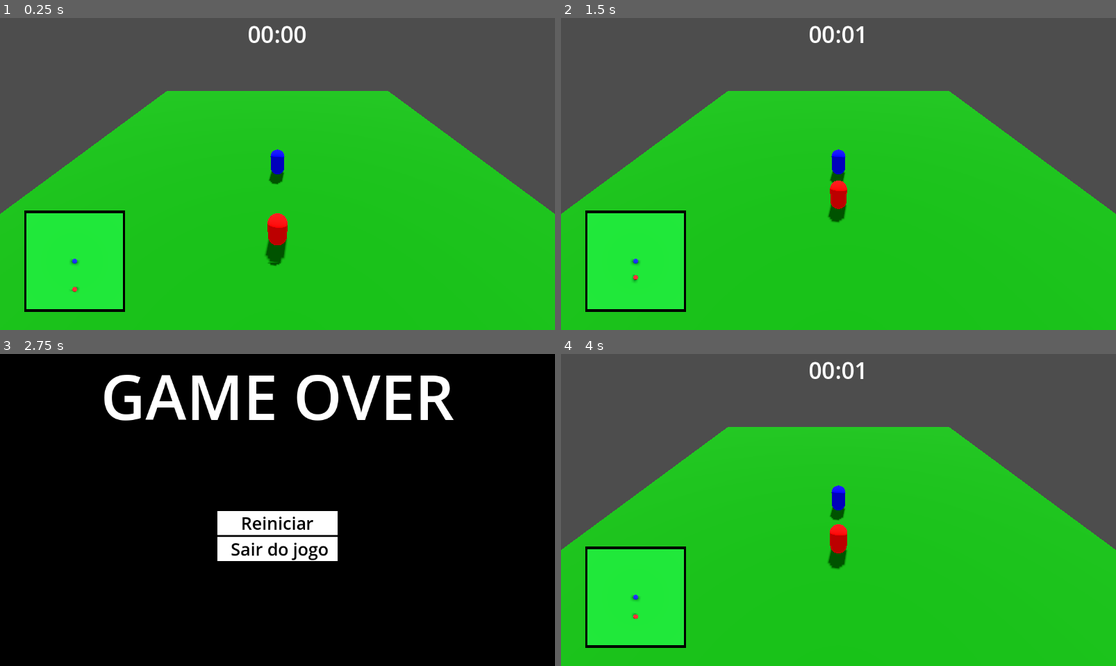
Above: before the commit, frames 1-4 (two rows, left to right).
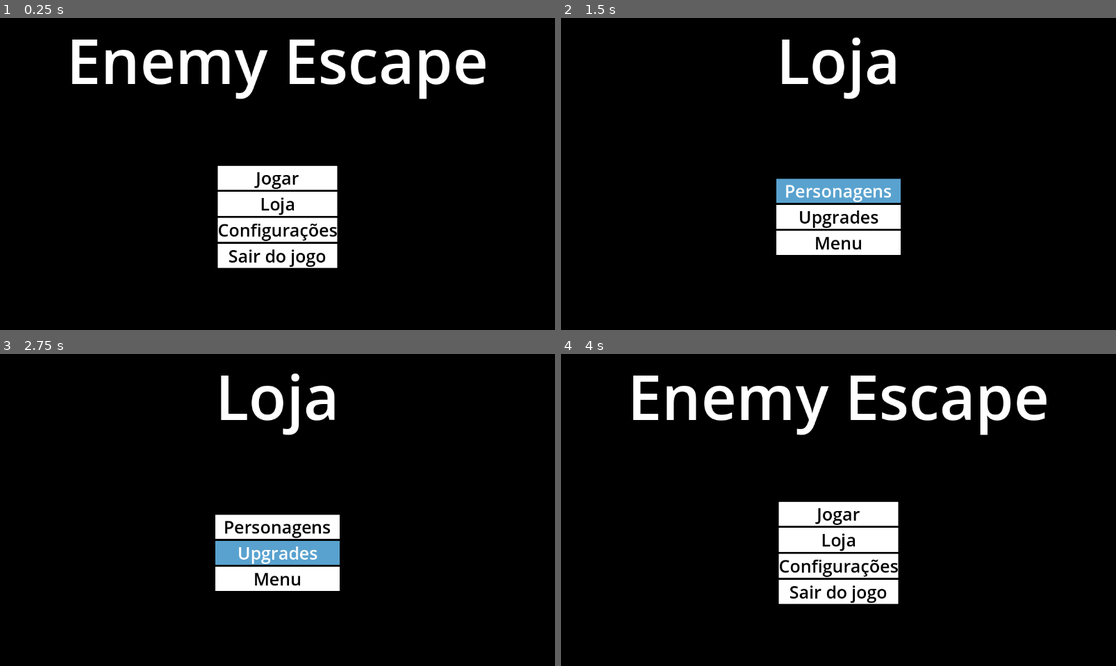
Above: after the commit, the same moments.

Repository: mugrilo18/Enemy-Escape
Game: Godot game, scene res://Scenes/main_menu.tscn
The game is run twice, just before and just after one commit, with the same random seed, the same clock (stepped at 60 frames per second) and the same inputs. Before the commit the project starts from res://Scenes/main.tscn.
Inputs (mouse positions are in pixels of both pictures, inside the frame that each line leads up to):
- Up to frame 1 (0.25 s): no input
- Up to frame 2 (1.5 s): click (838, 205) at 0.5 s, where only the run after the commit has a clickable "Loja"; click (838, 189) at 1.25 s, where only the run after the commit has a clickable "Personagens"
- Up to frame 3 (2.75 s): click (277, 553) at 2 s, where only the run after the commit has a clickable "Upgrades"
- Up to frame 4 (4 s): click (838, 522) at 2.75 s, where only the run before the commit has a clickable "Reiniciar"; click (838, 578) at 3.5 s, where only the run after the commit has a clickable "Menu"

The runs differ from the first frame. In frame 1, 99% of the frame differs, in the area x 0-100%, y 0-100%; in frame 2, 99%; in frame 3, 8.8%; in frame 4, 99%.

Commit message:
Adição das telas de menu principal, loja e configurções. Adição de alguns botões em telas já criadas(pause, game over). Alteração do arquivo global(não utilizado em nenhum lugar).

Diff:
--- a/Scenes/enemy.tscn
+++ b/Scenes/enemy.tscn
@@ -9,7 +9,7 @@
 
 [sub_resource type="CapsuleShape3D" id="CapsuleShape3D_8sdj7"]
 
-[node name="Enemy" type="CharacterBody3D" groups=["Inimigo"]]
+[node name="Enemy" type="CharacterBody3D" groups=["enemy"]]
 script = ExtResource("1_3o6yb")
 
 [node name="MeshInstance3D" type="MeshInstance3D" parent="."]
--- a/Scenes/game_over.tscn
+++ b/Scenes/game_over.tscn
@@ -21,7 +21,7 @@
 grow_vertical = 2
 color = Color(0, 0, 0, 1)
 
-[node name="VBoxContainer" type="VBoxContainer" parent="background"]
+[node name="container_holder" type="VBoxContainer" parent="background"]
 layout_mode = 1
 anchors_preset = 13
 anchor_left = 0.5
@@ -32,27 +32,36 @@
 grow_horizontal = 2
 grow_vertical = 2
 
-[node name="tittle_ui" type="Label" parent="background/VBoxContainer"]
+[node name="tittle_ui" type="Label" parent="background/container_holder"]
 layout_mode = 2
 size_flags_vertical = 2
 theme_override_font_sizes/font_size = 128
 text = "GAME OVER"
 horizontal_alignment = 1
 
-[node name="VBoxContainer" type="VBoxContainer" parent="background/VBoxContainer"]
+[node name="button_holder" type="VBoxContainer" parent="background/container_holder"]
 layout_mode = 2
 size_flags_horizontal = 4
 size_flags_vertical = 2
 
-[node name="resume" type="Button" parent="background/VBoxContainer/VBoxContainer"]
+[node name="resume" type="Button" parent="background/container_holder/button_holder"]
 layout_mode = 2
+mouse_default_cursor_shape = 2
 theme = ExtResource("1_cue6x")
 text = "Reiniciar"
 
-[node name="quit" type="Button" parent="background/VBoxContainer/VBoxContainer"]
+[node name="main_menu" type="Button" parent="background/container_holder/button_holder"]
 layout_mode = 2
+mouse_default_cursor_shape = 2
+theme = ExtResource("1_cue6x")
+text = "Menu"
+
+[node name="quit" type="Button" parent="background/container_holder/button_holder"]
+layout_mode = 2
+mouse_default_cursor_shape = 2
 theme = ExtResource("1_cue6x")
 text = "   Sair do jogo  "
 
-[connection signal="pressed" from="background/VBoxContainer/VBoxContainer/resume" to="." method="_on_resume_pressed"]
-[connection signal="pressed" from="background/VBoxContainer/VBoxContainer/quit" to="." method="_on_quit_pressed"]
+[connection signal="pressed" from="background/container_holder/button_holder/resume" to="." method="_on_resume_pressed"]
+[connection signal="pressed" from="background/container_holder/button_holder/main_menu" to="." method="_on_main_menu_pressed"]
+[connection signal="pressed" from="background/container_holder/button_holder/quit" to="." method="_on_quit_pressed"]
--- a/Scenes/item.tscn
+++ /dev/null
@@ -1,15 +0,0 @@
-[gd_scene format=3 uid="uid://bkkqvta5hw312"]
-
-[node name="Itens" type="Control"]
-layout_mode = 3
-anchors_preset = 15
-anchor_right = 1.0
-anchor_bottom = 1.0
-grow_horizontal = 2
-grow_vertical = 2
-
-[node name="ColorRect" type="ColorRect" parent="."]
-layout_mode = 0
-offset_right = 90.0
-offset_bottom = 90.0
-color = Color(0, 0, 0, 1)
--- a/Scenes/main.tscn
+++ b/Scenes/main.tscn
@@ -41,6 +41,8 @@
 ambient_light_energy = 0.5
 reflected_light_source = 1
 
+[sub_resource type="BoxShape3D" id="BoxShape3D_10koc"]
+
 [node name="Main" type="Node3D"]
 script = ExtResource("1_7dh1f")
 
@@ -76,7 +78,7 @@
 [node name="CollisionShape3D" type="CollisionShape3D" parent="NavigationRegion3D/MeshInstance3D/StaticBody3D"]
 shape = SubResource("BoxShape3D_y7syy")
 
-[node name="Player" parent="." instance=ExtResource("1_b0qvk")]
+[node name="Player" parent="." groups=["player"] instance=ExtResource("1_b0qvk")]
 transform = Transform3D(1, 0, 0, 0, 1, 0, 0, 0, 1, 0, 1.50258, 0)
 
 [node name="Camera3D" type="Camera3D" parent="Player"]
@@ -86,3 +88,12 @@
 [node name="Enemy" parent="." node_paths=PackedStringArray("player") instance=ExtResource("2_mjd0i")]
 transform = Transform3D(1, 0, 0, 0, 1, 0, 0, 0, 1, 0, 1.50258, 6.22263)
 player = NodePath("../Player")
+
+[node name="limit_fall" type="Area3D" parent="."]
+transform = Transform3D(1, 0, 0, 0, 1, 0, 0, 0, 1, 0, 1.81142, 0)
+
+[node name="CollisionShape3D" type="CollisionShape3D" parent="limit_fall"]
+transform = Transform3D(953.906, 0, 0, 0, 1, 0, 0, 0, 772.057, 0, -2.07795, 0)
+shape = SubResource("BoxShape3D_10koc")
+
+[connection signal="body_entered" from="limit_fall" to="." method="_on_limit_fall_body_entered"]
--- /dev/null
+++ b/Scenes/main_menu.tscn
@@ -0,0 +1,77 @@
+[gd_scene load_steps=3 format=3 uid="uid://tx8sxpwbdo6v"]
+
+[ext_resource type="Theme" uid="uid://h0p28uku3deb" path="res://Themes/button.tres" id="1_gc4is"]
+[ext_resource type="Script" path="res://Scripts/main_menu.gd" id="1_u4f5a"]
+
+[node name="MainMenu" type="Control"]
+layout_mode = 3
+anchors_preset = 15
+anchor_right = 1.0
+anchor_bottom = 1.0
+grow_horizontal = 2
+grow_vertical = 2
+script = ExtResource("1_u4f5a")
+
+[node name="background" type="ColorRect" parent="."]
+layout_mode = 1
+anchors_preset = 15
+anchor_right = 1.0
+anchor_bottom = 1.0
+grow_horizontal = 2
+grow_vertical = 2
+color = Color(0, 0, 0, 1)
+
+[node name="container_holder" type="VBoxContainer" parent="background"]
+layout_mode = 1
+anchors_preset = 13
+anchor_left = 0.5
+anchor_right = 0.5
+anchor_bottom = 1.0
+offset_left = -437.0
+offset_right = 437.0
+grow_horizontal = 2
+grow_vertical = 2
+
+[node name="Label" type="Label" parent="background/container_holder"]
+layout_mode = 2
+theme_override_font_sizes/font_size = 128
+text = "Enemy Escape"
+horizontal_alignment = 1
+
+[node name="button_holder" type="VBoxContainer" parent="background/container_holder"]
+layout_mode = 2
+size_flags_horizontal = 4
+size_flags_vertical = 6
+
+[node name="play" type="Button" parent="background/container_holder/button_holder"]
+layout_mode = 2
+size_flags_vertical = 3
+mouse_default_cursor_shape = 2
+theme = ExtResource("1_gc4is")
+text = "Jogar"
+
+[node name="store" type="Button" parent="background/container_holder/button_holder"]
+layout_mode = 2
+size_flags_vertical = 3
+mouse_default_cursor_shape = 2
+theme = ExtResource("1_gc4is")
+text = "Loja"
+
+[node name="options" type="Button" parent="background/container_holder/button_holder"]
+layout_mode = 2
+size_flags_vertical = 3
+mouse_default_cursor_shape = 2
+theme = ExtResource("1_gc4is")
+text = "Configurações"
+
+[node name="exit" type="Button" parent="background/container_holder/button_holder"]
+layout_mode = 2
+size_flags_vertical = 3
+mouse_default_cursor_shape = 2
+theme = ExtResource("1_gc4is")
+text = "Sair do jogo"
+
+[connection signal="pressed" from="background/container_holder/button_holder/play" to="." method="_on_play_pressed"]
+[connection signal="pressed" from="background/container_holder/button_holder/store" to="." method="_on_store_pressed"]
+[connection signal="pressed" from="background/container_holder/button_holder/options" to="." method="_on_options_pressed"]
+[connection signal="pressed" from="background/container_holder/button_holder/exit" to="." method="_on_exit_pressed"]
--- /dev/null
+++ b/Scenes/options.tscn
@@ -0,0 +1,49 @@
+[gd_scene load_steps=3 format=3 uid="uid://nmx8tws6mnpr"]
+
+[ext_resource type="Theme" uid="uid://h0p28uku3deb" path="res://Themes/button.tres" id="1_vbbup"]
+[ext_resource type="Script" path="res://Scripts/options.gd" id="1_y4tdp"]
+
+[node name="Options" type="Control"]
+layout_mode = 3
+anchors_preset = 15
+anchor_right = 1.0
+anchor_bottom = 1.0
+grow_horizontal = 2
+grow_vertical = 2
+script = ExtResource("1_y4tdp")
+
+[node name="background" type="ColorRect" parent="."]
+layout_mode = 1
+anchors_preset = 15
+anchor_right = 1.0
+anchor_bottom = 1.0
+grow_horizontal = 2
+grow_vertical = 2
+color = Color(0, 0, 0, 1)
+
+[node name="container_holder" type="VBoxContainer" parent="background"]
+layout_mode = 1
+anchors_preset = 13
+anchor_left = 0.5
+anchor_right = 0.5
+anchor_bottom = 1.0
+grow_horizontal = 2
+grow_vertical = 2
+
+[node name="tittle_ui" type="Label" parent="background/container_holder"]
+layout_mode = 2
+theme_override_font_sizes/font_size = 128
+text = "Configurações"
+
+[node name="button_holder" type="VBoxContainer" parent="background/container_holder"]
+layout_mode = 2
+size_flags_vertical = 6
+
+[node name="back" type="Button" parent="background/container_holder/button_holder"]
+layout_mode = 2
+size_flags_horizontal = 4
+mouse_default_cursor_shape = 2
+theme = ExtResource("1_vbbup")
+text = "Menu"
+
+[connection signal="pressed" from="background/container_holder/button_holder/back" to="." method="_on_back_pressed"]
--- a/Scenes/pause_menu.tscn
+++ b/Scenes/pause_menu.tscn
@@ -48,6 +48,20 @@
 shortcut = SubResource("Shortcut_vsj8o")
 text = "Continuar"
 
+[node name="restart" type="Button" parent="button_holder"]
+layout_mode = 2
+size_flags_vertical = 3
+mouse_default_cursor_shape = 2
+theme = ExtResource("1_h8xq5")
+shortcut = SubResource("Shortcut_vsj8o")
+text = "Reiniciar"
+
+[node name="main_menu" type="Button" parent="button_holder"]
+layout_mode = 2
+mouse_default_cursor_shape = 2
+theme = ExtResource("1_h8xq5")
+text = "Menu"
+
 [node name="quit" type="Button" parent="button_holder"]
 layout_mode = 2
 size_flags_vertical = 3
@@ -56,4 +70,6 @@
 text = "Sair do jogo"
 
 [connection signal="pressed" from="button_holder/resume" to="." method="_on_resume_pressed"]
+[connection signal="pressed" from="button_holder/restart" to="." method="_on_restart_pressed"]
+[connection signal="pressed" from="button_holder/main_menu" to="." method="_on_main_menu_pressed"]
 [connection signal="pressed" from="button_holder/quit" to="." method="_on_quit_pressed"]
--- a/Scenes/player.tscn
+++ b/Scenes/player.tscn
@@ -1,6 +1,6 @@
 [gd_scene load_steps=5 format=3 uid="uid://flmdbkvo4lrg"]
 
-[ext_resource type="Script" path="res://Scripts/Player.gd" id="1_v67rr"]
+[ext_resource type="Script" path="res://Scripts/player.gd" id="1_v67rr"]
 
 [sub_resource type="CapsuleShape3D" id="CapsuleShape3D_66txf"]
 
--- /dev/null
+++ b/Scenes/store.tscn
@@ -0,0 +1,65 @@
+[gd_scene load_steps=3 format=3 uid="uid://dalekcm36228r"]
+
+[ext_resource type="Script" path="res://Scripts/store.gd" id="1_4ax5i"]
+[ext_resource type="Theme" uid="uid://h0p28uku3deb" path="res://Themes/button.tres" id="1_q2uso"]
+
+[node name="Store" type="Control"]
+layout_mode = 3
+anchors_preset = 15
+anchor_right = 1.0
+anchor_bottom = 1.0
+grow_horizontal = 2
+grow_vertical = 2
+script = ExtResource("1_4ax5i")
+
+[node name="background" type="ColorRect" parent="."]
+layout_mode = 1
+anchors_preset = 15
+anchor_right = 1.0
+anchor_bottom = 1.0
+grow_horizontal = 2
+grow_vertical = 2
+color = Color(0, 0, 0, 1)
+
+[node name="container_holder" type="VBoxContainer" parent="background"]
+layout_mode = 1
+anchors_preset = 13
+anchor_left = 0.5
+anchor_right = 0.5
+anchor_bottom = 1.0
+offset_left = -128.5
+offset_right = 128.5
+grow_horizontal = 2
+grow_vertical = 2
+
+[node name="tittle_ui" type="Label" parent="background/container_holder"]
+layout_mode = 2
+theme_override_font_sizes/font_size = 128
+text = "Loja"
+horizontal_alignment = 1
+
+[node name="VBoxContainer" type="VBoxContainer" parent="background/container_holder"]
+layout_mode = 2
+size_flags_vertical = 6
+
+[node name="characters" type="Button" parent="background/container_holder/VBoxContainer"]
+layout_mode = 2
+mouse_default_cursor_shape = 2
+theme = ExtResource("1_q2uso")
+text = "Personagens"
+
+[node name="upgrades" type="Button" parent="background/container_holder/VBoxContainer"]
+layout_mode = 2
+mouse_default_cursor_shape = 2
+theme = ExtResource("1_q2uso")
+text = "Upgrades"
+
+[node name="back" type="Button" parent="background/container_holder/VBoxContainer"]
+layout_mode = 2
+mouse_default_cursor_shape = 2
+theme = ExtResource("1_q2uso")
+text = "Menu"
+
+[connection signal="pressed" from="background/container_holder/VBoxContainer/characters" to="." method="_on_characters_pressed"]
+[connection signal="pressed" from="background/container_holder/VBoxContainer/upgrades" to="." method="_on_upgrades_pressed"]
+[connection signal="pressed" from="background/container_holder/VBoxContainer/back" to="." method="_on_back_pressed"]
--- a/Scripts/Player.gd
+++ b/Scripts/Player.gd
@@ -1,12 +1,10 @@
 extends CharacterBody3D
 
-var speed = StatusGlobal.player_speed;
+var speed = 5
 
-# Get the gravity from the project settings to be synced with RigidBody nodes.
 var gravity = ProjectSettings.get_setting("physics/3d/default_gravity")
 
 func _physics_process(delta):
-	# Add the gravity.
 	if not is_on_floor():
 		velocity.y -= gravity * delta
 
--- a/Scripts/enemy.gd
+++ b/Scripts/enemy.gd
@@ -3,7 +3,7 @@
 @onready var nav_agent = $NavigationAgent3D
 @export var player: CharacterBody3D
 
-var speed = StatusGlobal.enemy_speed
+var speed = 2.0
 
 func _physics_process(delta):
 	var current_location = global_transform.origin
--- a/Scripts/game_over.gd
+++ b/Scripts/game_over.gd
@@ -4,9 +4,9 @@
 
 func _on_resume_pressed():
 	get_tree().change_scene_to_file("res://Scenes/main.tscn")
-	pass # Replace with function body.
 
+func _on_main_menu_pressed():
+	get_tree().change_scene_to_file("res://Scenes/main_menu.tscn")
 
 func _on_quit_pressed():
 	get_tree().quit()
-	pass # Replace with function body.
--- a/Scripts/main.gd
+++ b/Scripts/main.gd
@@ -9,3 +9,7 @@
 	else:
 		get_tree().change_scene_to_file("res://Scenes/game_over.tscn")
 		Input.mouse_mode = Input.MOUSE_MODE_VISIBLE
+
+func _on_limit_fall_body_entered(body):
+	if body.is_in_group("player"):
+		player.queue_free()
--- /dev/null
+++ b/Scripts/main_menu.gd
@@ -0,0 +1,15 @@
+extends Control
+
+
+func _on_play_pressed():
+	get_tree().change_scene_to_file("res://Scenes/main.tscn")
+
+func _on_store_pressed():
+	get_tree().change_scene_to_file("res://Scenes/store.tscn")
+
+func _on_options_pressed():
+	get_tree().change_scene_to_file("res://Scenes/options.tscn")
+
+
+func _on_exit_pressed():
+	get_tree().quit()
--- /dev/null
+++ b/Scripts/options.gd
@@ -0,0 +1,5 @@
+extends Control
+
+
+func _on_back_pressed():
+	get_tree().change_scene_to_file("res://Scenes/main_menu.tscn")
--- a/Scripts/pause_menu.gd
+++ b/Scripts/pause_menu.gd
@@ -1,8 +1,6 @@
 extends CanvasLayer
 
 @export var player : CharacterBody3D
-
-@onready var resume_btn = $button_holder/resume
 
 func _ready():
 	visible = false
@@ -12,12 +10,19 @@
 		Input.mouse_mode = Input.MOUSE_MODE_VISIBLE
 		visible = true
 		get_tree().paused = true
-		resume_btn.grab_focus()
 
 
 func _on_resume_pressed():
 	visible = false
 	get_tree().paused = false
 
+func _on_restart_pressed():
+	get_tree().paused = false
+	get_tree().change_scene_to_file("res://Scenes/main.tscn")
+
+func _on_main_menu_pressed():
+	get_tree().paused = false
+	get_tree().change_scene_to_file("res://Scenes/main_menu.tscn")
+
 func _on_quit_pressed():
 	get_tree().quit()
--- a/Scripts/status_global.gd
+++ b/Scripts/status_global.gd
@@ -1,9 +1 @@
 extends Node
-
-var player_life = 20;
-var player_speed = 5;
-var player_xp = 0;
-
-var enemy_speed = 2;
-var enemy_life = 20;
-var enemy_quantity = 1;
--- /dev/null
+++ b/Scripts/store.gd
@@ -0,0 +1,14 @@
+extends Control
+
+
+func _on_characters_pressed():
+	pass # Replace with function body.
+
+
+func _on_upgrades_pressed():
+	pass # Replace with function body.
+
+
+func _on_back_pressed():
+	get_tree().change_scene_to_file("res://Scenes/main_menu.tscn")
+	pass # Replace with function body.
--- a/Scripts/timer.gd
+++ b/Scripts/timer.gd
@@ -2,10 +2,12 @@
 
 @onready var timer = $Timer
 @onready var timerStatus = $text_holder/timer_status
-@export var enemy: CharacterBody3D
 
 @onready var seconds = 0
 @onready var minutes = 0
+
+#Inimigo
+@export var enemy: CharacterBody3D
 
 func _ready():
 	timer.start()
@@ -27,5 +29,6 @@
 	timer.start()
 
 	#Inimigo
-	if seconds % 10 == 0:
-		enemy.speed = enemy.speed * 1.25
+	if seconds % 20 == 0:
+		enemy.speed = enemy.speed + .25
+		print(enemy.speed)
--- a/Themes/button.tres
+++ b/Themes/button.tres
@@ -14,8 +14,7 @@
 
 [resource]
 Button/colors/font_color = Color(0, 0, 0, 1)
-Button/colors/font_focus_color = Color(0, 0, 0, 1)
-Button/colors/font_hover_color = Color(0, 0, 0, 1)
+Button/colors/font_hover_color = Color(1, 1, 1, 1)
 Button/colors/font_hover_pressed_color = Color(0, 0, 0, 1)
 Button/colors/font_pressed_color = Color(0, 0, 0, 1)
 Button/font_sizes/font_size = 36
--- a/project.godot
+++ b/project.godot
@@ -11,7 +11,7 @@
 [application]
 
 config/name="Enemy Escape"
-run/main_scene="res://Scenes/main.tscn"
+run/main_scene="res://Scenes/main_menu.tscn"
 config/features=PackedStringArray("4.2", "GL Compatibility")
 config/icon="res://icon.svg"
 
Not shown: 1 places in Scenes/main.tscn that only renumber resources
